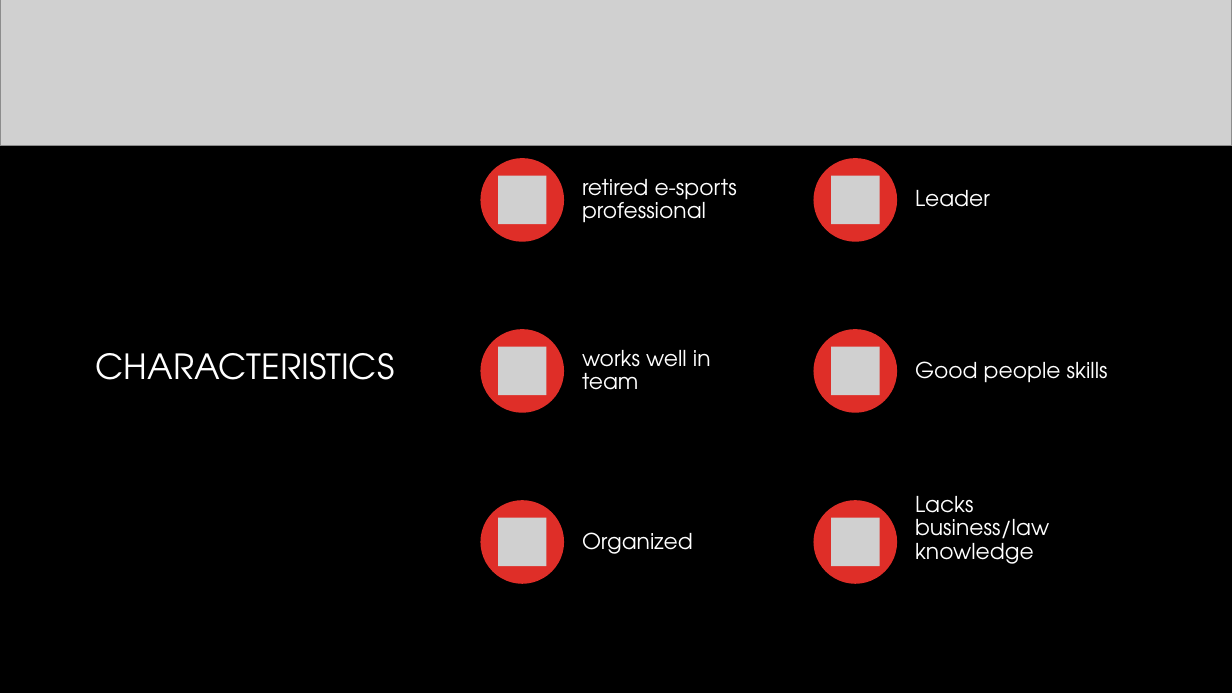
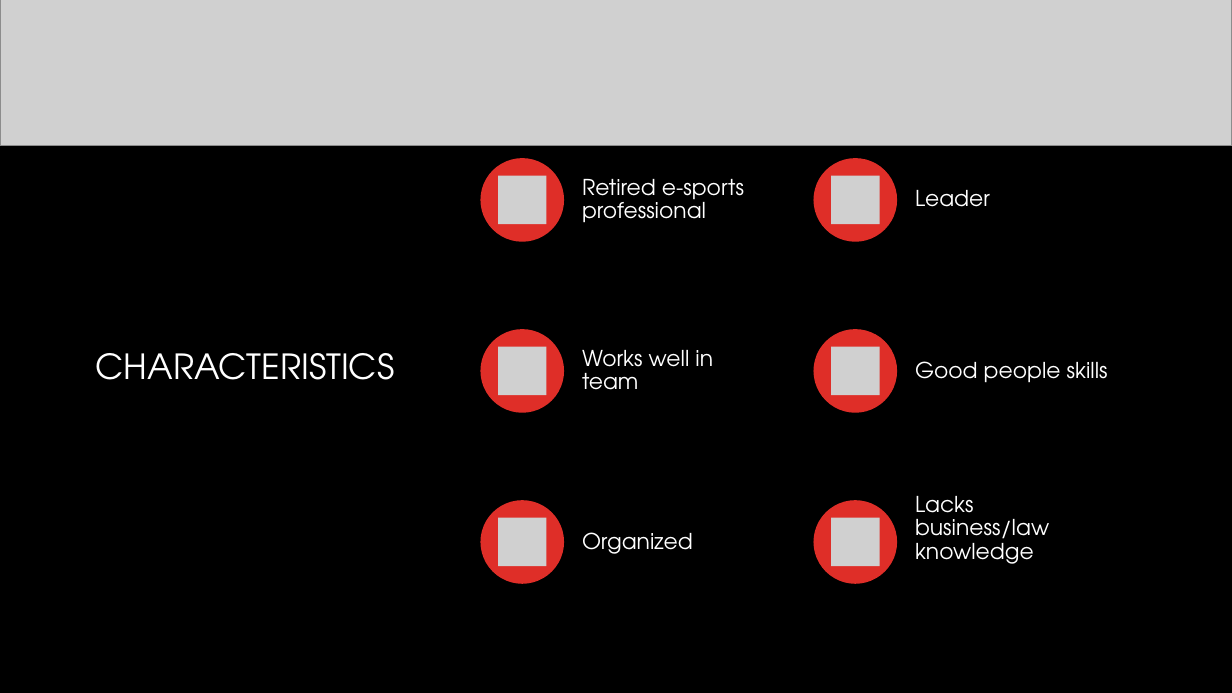
Before and after one commit to vinceleg/lab04_repo, a slide deck: slide 24 of dtc_team16_pitch_presentation.pptx (slide 18 before the commit). Drawn at 1232x693 pixels with LibreOffice and Linux fonts; fonts in the diff are those of the drawing; grey boxes stand for pictures; background and template pictures are left out. Boxes give left, top, right and bottom in pixels: in the first picture for what was removed or moved away, otherwise in the second. Text is boxed around its words. In the diff, an @@ line names an element or a change of style, - is before the commit and + after.

```diff
--- a/dtc_team16_pitch_presentation.pptx
+++ b/dtc_team16_pitch_presentation.pptx
@@ text at (582, 179, 744, 223): text changed @@
-retired e-sports professional
+Retired e-sports professional
@@ text at (582, 350, 713, 390): text changed @@
-works well in team
+Works well in team
```
Also in this commit, not shown: 17 other slides changed, 10 slides added, 4 slides removed.
